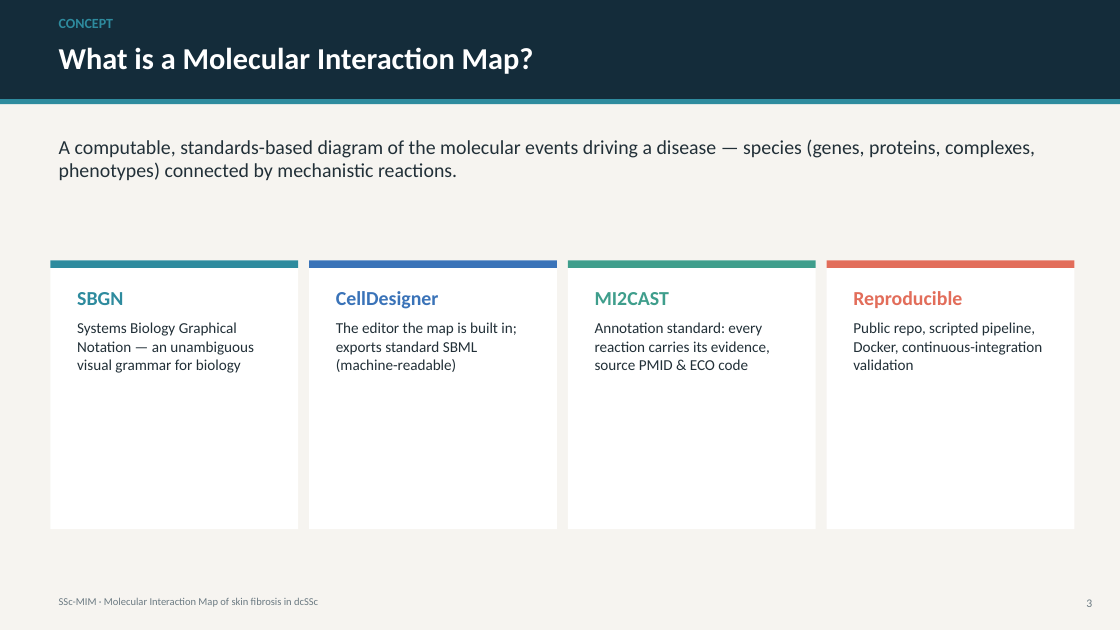
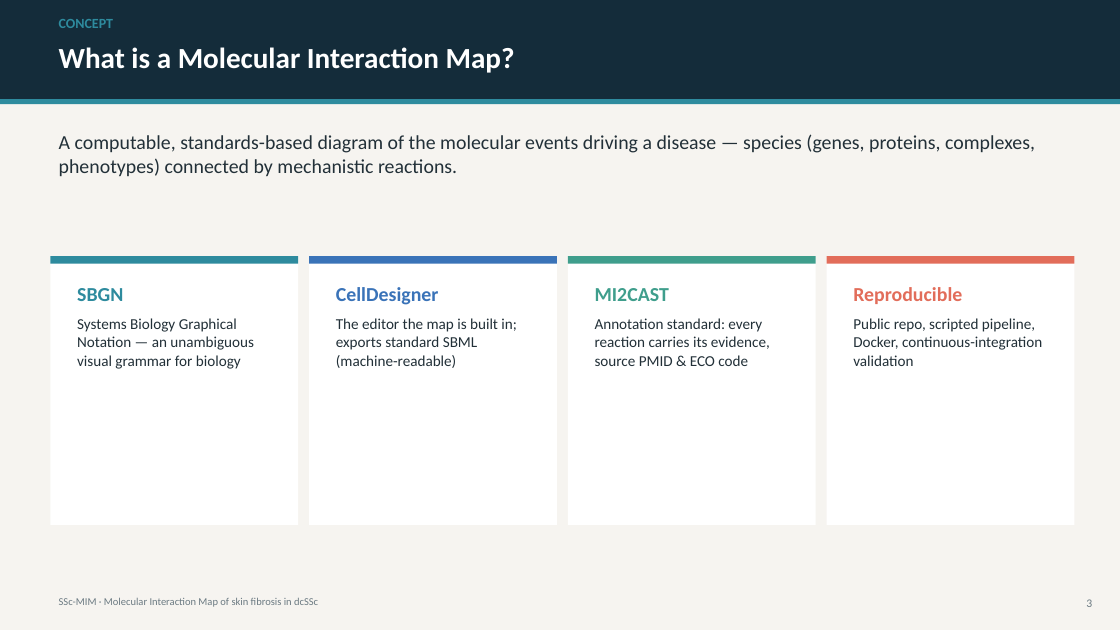
Before and after one commit to Nurtal/IDT_SSc_map, a slide deck: slide 3 of docs/SSc_MIM_presentation.pptx. Drawn at 1120x630 pixels with LibreOffice and Linux fonts; fonts in the diff are those of the drawing. Boxes give left, top, right and bottom in pixels: in the first picture for what was removed or moved away, otherwise in the second. Text is boxed around its words. In the diff, an @@ line names an element or a change of style, - is before the commit and + after.

```diff
--- a/docs/SSc_MIM_presentation.pptx
+++ b/docs/SSc_MIM_presentation.pptx
@@ text at (x1=59, y1=47, x2=515, y2=73): size 26 to 25 pt in "What is a Molecular Interaction Map?" @@
@@ text "A computable, standards-based diagram of ..." moved from (x1=59, y1=139, x2=1035, y2=180) to (x1=59, y1=134, x2=1035, y2=176) @@
@@ 8 rectangles, 4 texts moved together from (x1=50, y1=260, x2=1075, y2=529) to (x1=50, y1=256, x2=1075, y2=525) @@
```
Also in this commit, not shown: 11 other slides changed, 4 slides added, 1 slide removed, 3 other files.
